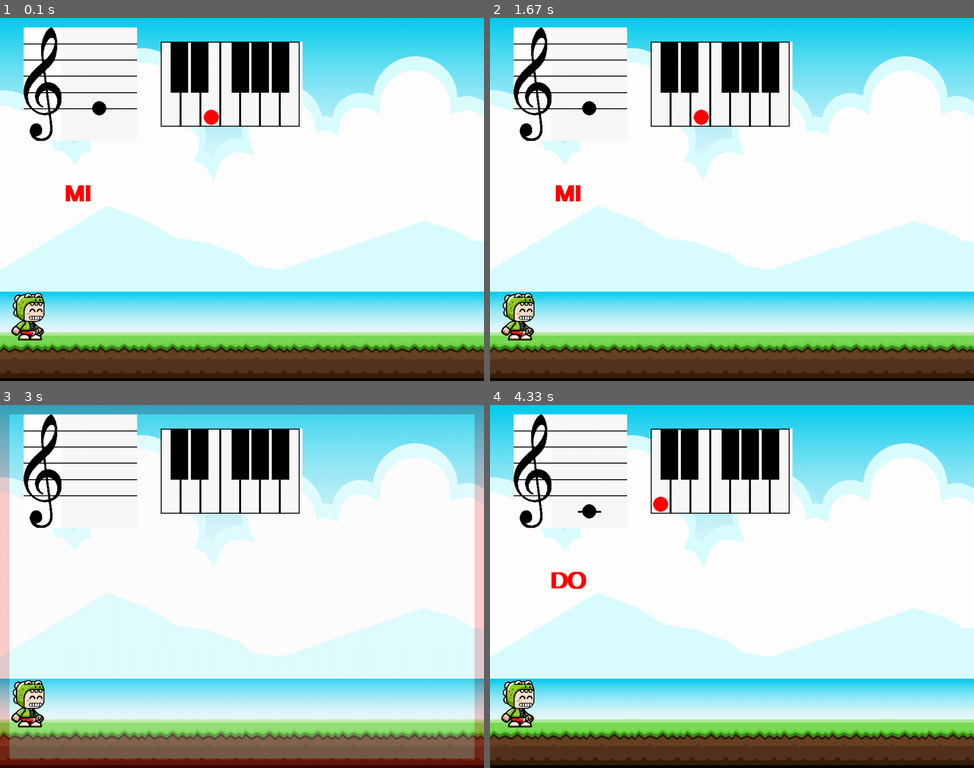
Above: before the commit, frames 1-4 (two rows, left to right).
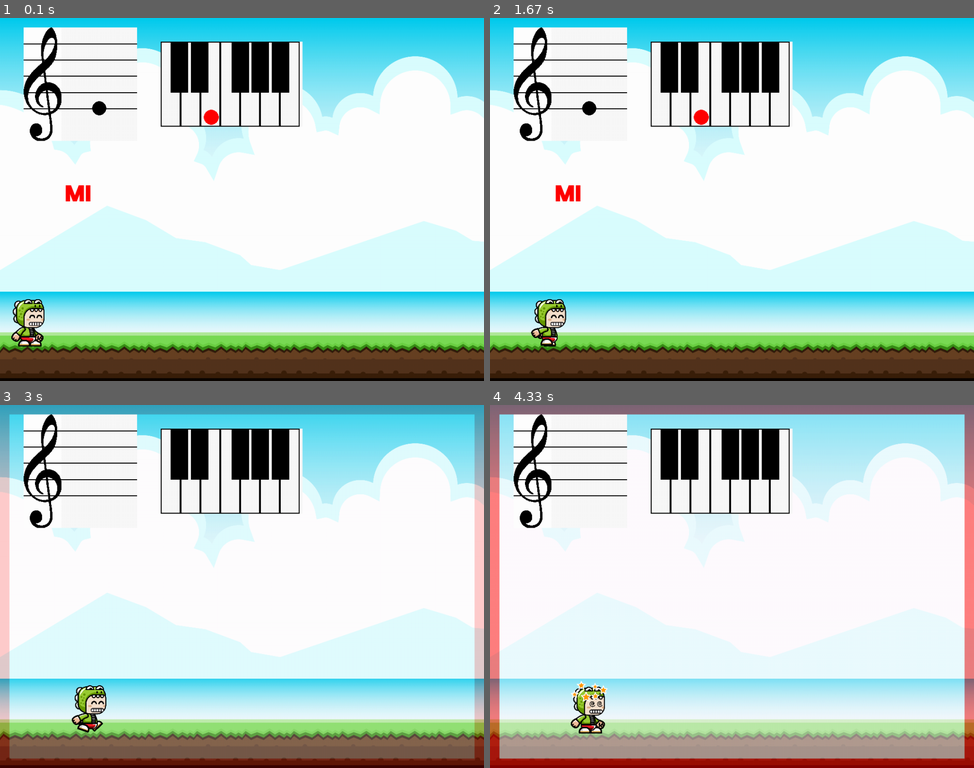
Above: after the commit, the same moments.

Repository: desordenado77/musicGame
Game: pygame game, started from pyGameTest.py
The game is run twice, just before and just after one commit, with the same random seed, the same clock (stepped at 60 frames per second) and the same inputs. The source is Python 2; it was converted automatically to run under Python 3.
Inputs:
- Up to frame 1 (0.1 s): no input
- Up to frame 2 (1.67 s): hold D 0.33-0.8 s; hold Right 0.33-0.8 s; tap Enter at 0.83 s; hold Right 1.17-1.63 s
- Up to frame 3 (3 s): hold Right 1.67-2.13 s; hold Left 2.17-2.7 s; hold Left from 2.73 s (still down)
- Up to frame 4 (4.33 s): release Left at 3.13 s; hold Right 3.17-3.8 s; tap S at 3.32 s; hold Left 3.83-4.3 s; tap A at 3.98 s

The runs differ from the first frame. In frame 1, 0.8% of the frame differs, in the area x 2-10%, y 75-91%; in frame 2, 1.4%; in frame 3, 1.4%; in frame 4, 36%, in the area x 0-100%, y 0-100%.

Commit message:
added dizzy animation and modified the rest to match the dizzy frame size. Show dizzy when failing

Diff:
--- a/pyGameTest.py
+++ b/pyGameTest.py
@@ -36,6 +36,7 @@
 
     notes = [] # 'c', 'd', 'e', 'f', 'g', 'a', 'b']
     size = []
+    position = (0,0)
 
     def drawme(self):
         self.image.fill((250,250,250))
@@ -94,6 +95,7 @@
 class Keyboard(pygame.sprite.Sprite):
 
     notes = [] # 'c', 'd', 'e', 'f', 'g', 'a', 'b']
+    position = (0,0)
 
     def drawme(self):
         self.image.fill((250,250,250))
@@ -147,6 +149,7 @@
 class NoteName(pygame.sprite.Sprite):
 
     notes = [] # 'c', 'd', 'e', 'f', 'g', 'a', 'b']
+    position = (0,0)
 
     def drawme(self):
         self.image = pygame.Surface([300, 180], flags=pygame.SRCALPHA)
@@ -192,20 +195,35 @@
 class Mascot(pygame.sprite.Sprite):
     idleImage = []
     runImage = []
+    dizzyImage = []
+    position = (0,0)
+    targetPosition = (0,0)
+    dizzyTime = 0
     def drawme(self):
         self.image.fill((255,255,255,0))
         if self.state == 0:
             self.image.blit(self.idleImage[int(self.step)], (0,0))
-        else:
+        elif self.state == 1:
             self.image.blit(self.runImage[int(self.step)], (0,0))
+        elif self.state == 2:
+            self.image.blit(self.dizzyImage[int(self.step)], (0,0))
 
     def run(self):
         self.state = 1
-        self.step = 0
+#        self.step = 0
 
     def idle(self):
         self.state = 0
-        self.step = 0
+#        self.step = 0
+
+    def dizzy(self):
+        self.state = 2
+#        self.step = 0
+
+    def moveTo(self, x, y):
+        if ((self.position[0] != self.targetPosition[0]) or (self.position[1] != self.targetPosition[1])) and (self.state == 0):
+            self.run()
+        self.targetPosition = (x, y)
 
     def __init__(self):
         pygame.sprite.Sprite.__init__(self)
@@ -213,10 +231,14 @@
         self.idleImage.append(load_image("frame-2.png", "./idle", alpha=True, scale=0.25))
         self.idleImage.append(load_image("frame-1.png", "./idle", alpha=True, scale=0.25))
         self.idleImage.append(load_image("frame-2.png", "./idle", alpha=True, scale=0.25))
-        self.runImage.append(load_image("run/frame-1.png", "./", alpha=True, scale=0.25))
-        self.runImage.append(load_image("run/frame-2.png", "./", alpha=True, scale=0.25))
-        self.runImage.append(load_image("run/frame-3.png", "./", alpha=True, scale=0.25))
-        self.runImage.append(load_image("run/frame-4.png", "./", alpha=True, scale=0.25))
+        self.runImage.append(load_image("frame-1.png", "./run", alpha=True, scale=0.25))
+        self.runImage.append(load_image("frame-2.png", "./run", alpha=True, scale=0.25))
+        self.runImage.append(load_image("frame-3.png", "./run", alpha=True, scale=0.25))
+        self.runImage.append(load_image("frame-4.png", "./run", alpha=True, scale=0.25))
+        self.dizzyImage.append(load_image("frame-1.png", "./dizzy", alpha=True, scale=0.25))
+        self.dizzyImage.append(load_image("frame-2.png", "./dizzy", alpha=True, scale=0.25))
+        self.dizzyImage.append(load_image("frame-1.png", "./dizzy", alpha=True, scale=0.25))
+        self.dizzyImage.append(load_image("frame-2.png", "./dizzy", alpha=True, scale=0.25))
         self.state = 0 # idle
         # self.state = 1 # run
         self.step = 0
@@ -225,7 +247,7 @@
 
 
     def update(self):
-        newStep = self.step + 0.1
+        newStep = self.step + 0.09
         if newStep >= 4:
             newStep = 0
 
@@ -235,6 +257,25 @@
         else:
             self.step = newStep
 
+        if self.state == 2:
+            if self.dizzyTime < 40:
+                self.dizzyTime = self.dizzyTime + 1
+            else:
+                self.dizzyTime = 0
+                self.state = 0
+
+        else:
+            if self.position[0] < self.targetPosition[0]:
+                self.position = (self.position[0] + 1, self.position[1])
+
+            if self.position[1] < self.targetPosition[1]:
+                self.position = (self.position[0], self.position[1] + 1)
+
+            if self.position[1] > self.targetPosition[1]:
+                self.position = (self.position[0], self.position[1] - 1)
+
+            if (self.position[0] == self.targetPosition[0]) and (self.position[1] == self.targetPosition[1]) and (self.state != 0):
+                self.idle()
 
 
 def main():
@@ -291,17 +332,17 @@
     notename = NoteName()
     mascot = Mascot()
 
-    staff_position = (20 + notename.rect.width/2 - staff.rect.width/2,20)
-    keyboard_position = (20 + 20 + notename.rect.width, 20 + staff.rect.height/2 - keyboard.rect.height/2)
-    notename_position = (20,staff.rect.height + 40)
-    mascot_position = (20, 580)
+    staff.position = (20 + notename.rect.width/2 - staff.rect.width/2,20)
+    keyboard.position = (20 + 20 + notename.rect.width, 20 + staff.rect.height/2 - keyboard.rect.height/2)
+    notename.position = (20,staff.rect.height + 40)
+    mascot.position = (20, 580)
 
     screen.blit(background, (0,0))
     screen.blit(background_green, (0,0))
-    screen.blit(staff.image, staff_position)
-    screen.blit(keyboard.image, keyboard_position)
-    screen.blit(notename.image, notename_position)
-    screen.blit(mascot.image, mascot_position)
+    screen.blit(staff.image, staff.position)
+    screen.blit(keyboard.image, keyboard.position)
+    screen.blit(notename.image, notename.position)
+    screen.blit(mascot.image, mascot.position)
 
     pygame.display.flip()
 
@@ -310,6 +351,7 @@
     changed = 0
     failure = 0
 
+#    mascot.moveTo(900, 580)
 
     while True:
         if changed != 0:
@@ -325,6 +367,7 @@
         keyboard.notes = current_notes
         notename.notes = current_notes
 
+        mascot.moveTo(((1024-200)/len(data["steps"]))*i+20, 580)
         staff.update()
         keyboard.update()
         notename.update()
@@ -337,39 +380,43 @@
             background_green.set_alpha(255*changed/CHANGE_LOOPS)
             screen.blit(background_green, (0,0))
 
-        screen.blit(staff.image, staff_position)
-        screen.blit(keyboard.image, keyboard_position)
-        screen.blit(notename.image, (20,staff.rect.height + 40))
-        screen.blit(mascot.image, mascot_position)
+        screen.blit(staff.image, staff.position)
+        screen.blit(keyboard.image, keyboard.position)
+        screen.blit(notename.image, notename.position)
+        screen.blit(mascot.image, mascot.position)
 
         pygame.display.flip()
 
-        for event in pygame.event.get():
-            if event.type == pygame.QUIT:
-                sys.exit()
-            if event.type == pygame.KEYDOWN:
-                keyFound = 0
-                for theNote in current_notes:
-                    if event.key == keyArray[theNote]:
-                        i = i + 1
-                        changed = CHANGE_LOOPS
-                        failure = 0
-                        keyFound = 1
-                if keyFound == 0:
-                    if event.key == pygame.K_LEFT:
-                        if i - 1 >= 0:
-                            i = i - 1
+        if changed == 0:
+            for event in pygame.event.get():
+                if event.type == pygame.QUIT:
+                    sys.exit()
+                if event.type == pygame.KEYDOWN:
+                    keyFound = 0
+
+                    for theNote in current_notes:
+                        if event.key == keyArray[theNote]:
+                            i = i + 1
+                            changed = CHANGE_LOOPS
+                            failure = 0
+                            keyFound = 1
+                    if keyFound == 0:
+                        if event.key == pygame.K_LEFT:
+                            if i - 1 >= 0:
+                                i = i - 1
+                                changed = CHANGE_LOOPS
+                                failure = 1
+
+                        elif event.key == pygame.K_RIGHT:
+                            if i + 1 < len(data["steps"]):
+                                i = i + 1
+                            changed = CHANGE_LOOPS
+                            failure = 0
+                            mascot.run()
+                        else:
                             changed = CHANGE_LOOPS
                             failure = 1
-
-                    elif event.key == pygame.K_RIGHT:
-                        if i + 1 < len(data["steps"]):
-                            i = i + 1
-                        changed = CHANGE_LOOPS
-                        failure = 0
-                    else:
-                        changed = CHANGE_LOOPS
-                        failure = 1
+                            mascot.dizzy()
 
 
 
Binary file added: dizzy/frame-1.png
Binary file added: dizzy/frame-2.png
Binary file changed: idle/frame-1.png
Binary file changed: idle/frame-2.png
Binary file changed: run/frame-1.png
Binary file changed: run/frame-2.png
Binary file changed: run/frame-3.png
Binary file changed: run/frame-4.png
